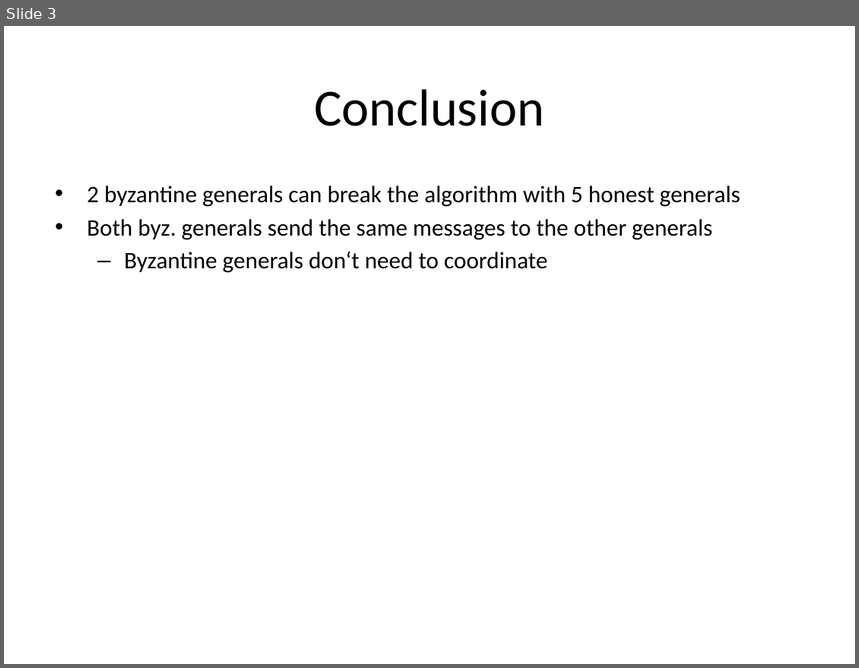
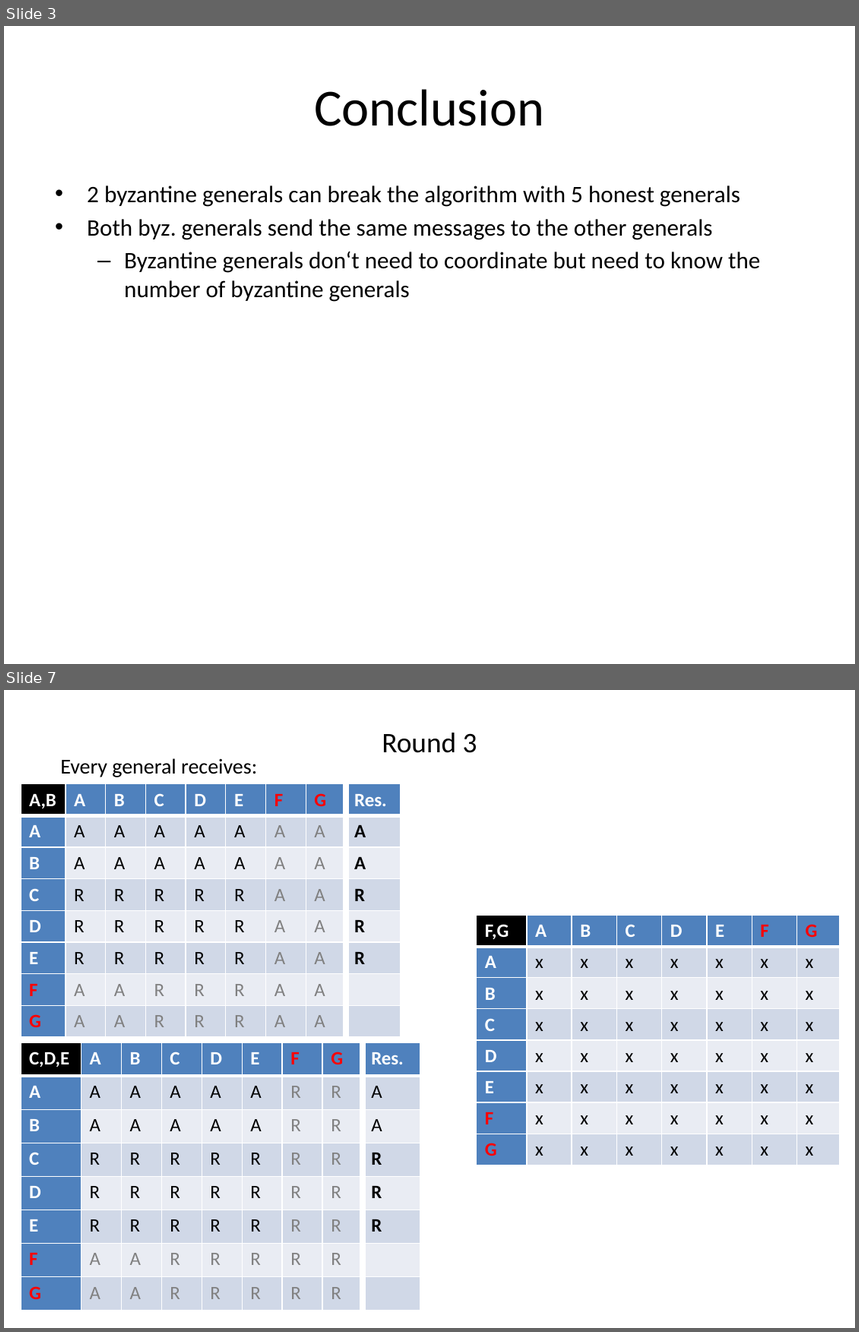
Before and after one commit to tjeromin/Distributed-Systems, a slide deck: Lab4/task3.pptx. Shown one above the other, each under a label of ours: slide 3 before the commit, slides 3 and 7 after it; the slides between them are not shown. The pictures are 859x668 and 859x1332 pixels, drawn with LibreOffice and Linux fonts; fonts in the diff are those of the drawing. Boxes give left, top, right and bottom in pixels: in the first picture for what was removed or moved away, otherwise in the second. Text is boxed around its words. In the diff, an @@ line names an element or a change of style, - is before the commit and + after.

```diff
--- a/Lab4/task3.pptx
+++ b/Lab4/task3.pptx
@@ slide 7 added at (4,690,855,1328), background #FFFFFF @@
@@ title added at (382,733,477,753), 24 pt, text #000000 @@
+Round 3
@@ text added at (60,758,257,777), 18 pt, text #000000 @@
+Every general receives:
@@ table added at (21,784,403,1034), 8 rows, 9 columns @@
+A,B | A | B | C | D | E | F | G | Res.
+A | A | A | A | A | A | A | A | A
+B | A | A | A | A | A | A | A | A
+C | R | R | R | R | R | A | A | R
+D | R | R | R | R | R | A | A | R
+E | R | R | R | R | R | A | A | R
+F | A | A | R | R | R | A | A | 
+G | A | A | R | R | R | A | A | 
@@ table added at (477,916,842,1165), 8 rows, 8 columns @@
+F,G | A | B | C | D | E | F | G
+A | x | x | x | x | x | x | x
+B | x | x | x | x | x | x | x
+C | x | x | x | x | x | x | x
+D | x | x | x | x | x | x | x
+E | x | x | x | x | x | x | x
+F | x | x | x | x | x | x | x
+G | x | x | x | x | x | x | x
@@ table added at (21,1043,422,1310), 8 rows, 9 columns @@
+C,D,E | A | B | C | D | E | F | G | Res.
+A | A | A | A | A | A | R | R | A
+B | A | A | A | A | A | R | R | A
+C | R | R | R | R | R | R | R | R
+D | R | R | R | R | R | R | R | R
+E | R | R | R | R | R | R | R | R
+F | A | A | R | R | R | R | R | 
+G | A | A | R | R | R | R | R | 
@@ slide 3 changed as well @@
@@ text at (124,251,760,302): text changed @@
-  – Byzantine generals don‘t need to coordinate
+  – Byzantine generals don‘t need to coordinate but need to know the number of byzantine generals
```
Also in this commit, not shown: 2 other slides changed, 3 other slides added, 1 other file.
